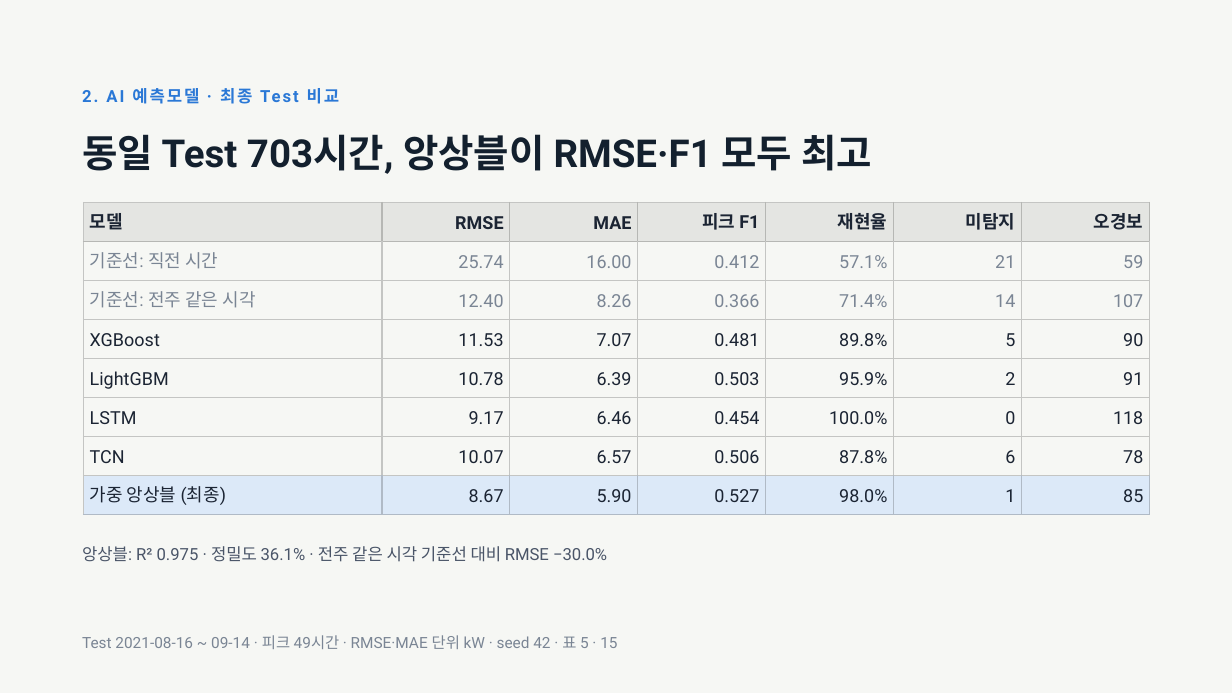
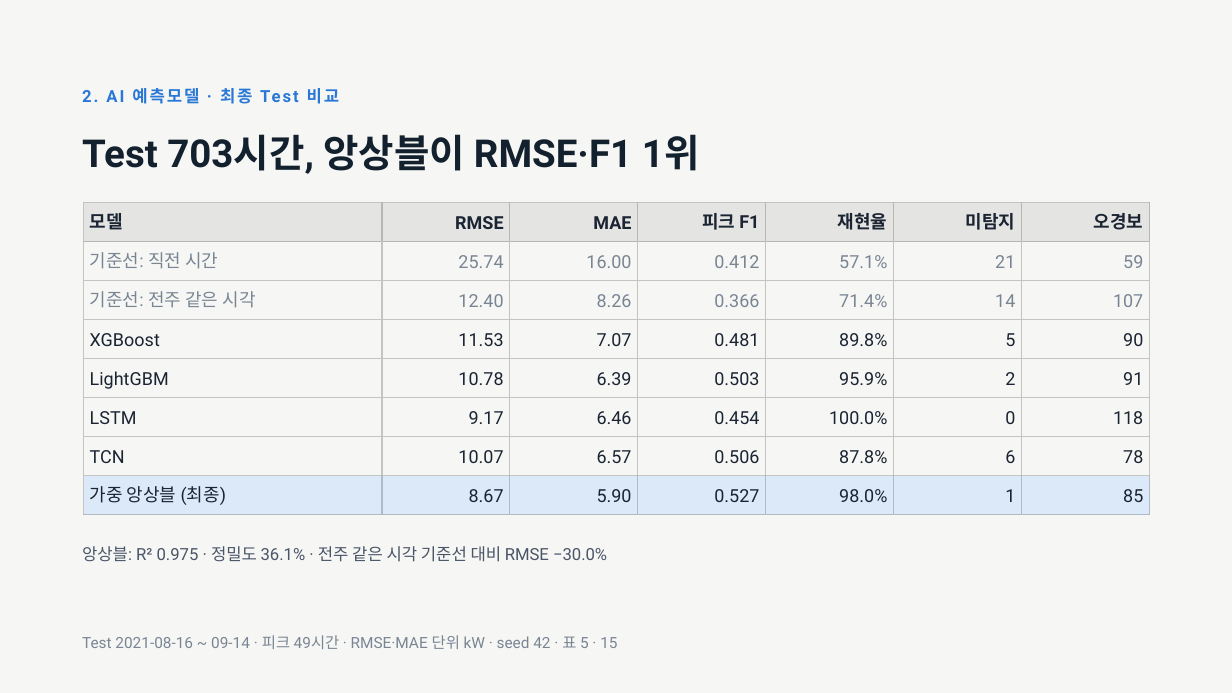
Before and after one commit to jgi0117/KAMP-Competition, a slide deck: slide 15 of docs/presentation/OKM 전력 피크 예측 발표.pptx. Drawn at 1232x693 pixels with LibreOffice and Linux fonts; fonts in the diff are those of the drawing. Boxes give left, top, right and bottom in pixels: in the first picture for what was removed or moved away, otherwise in the second. Text is boxed around its words. In the diff, an @@ line names an element or a change of style, - is before the commit and + after.

```diff
--- a/docs/presentation/OKM 전력 피크 예측 발표.pptx
+++ b/docs/presentation/OKM 전력 피크 예측 발표.pptx
@@ title at (82, 134, 700, 174): text changed @@
-동일 Test 703시간, 앙상블이 RMSE·F1 모두 최고
+Test 703시간, 앙상블이 RMSE·F1 1위
```
Also in this commit, not shown: 12 other slides changed.
